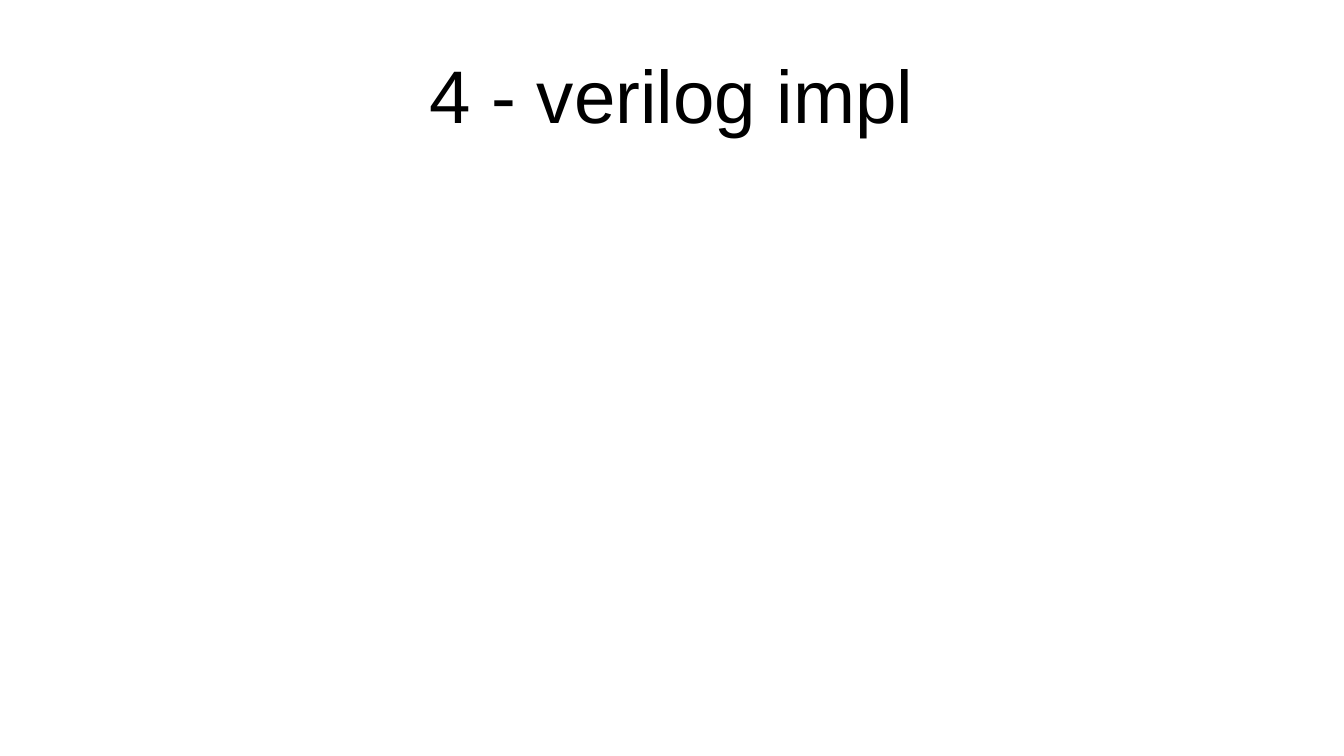
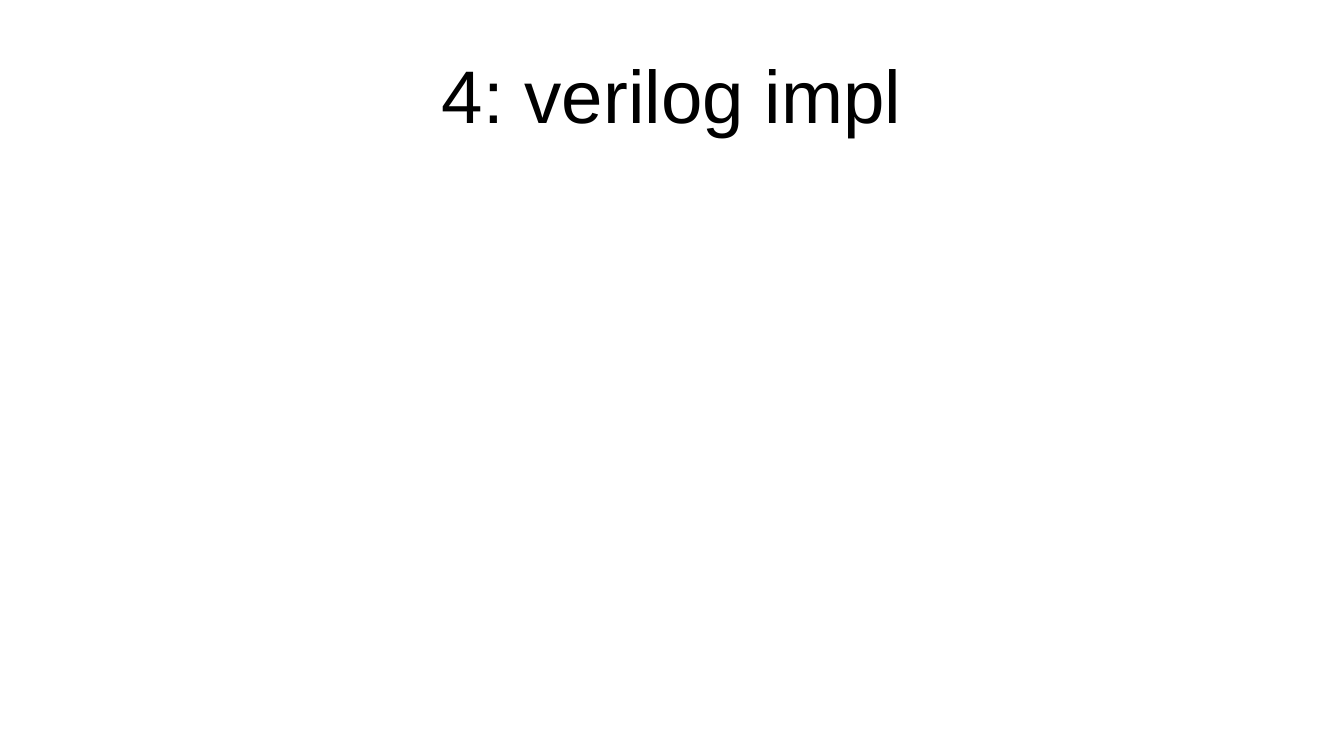
Before and after one commit to franciscod/core, a slide deck: slide 6 of core.odp (slide 9 before the commit). Drawn at 1344x756 pixels with LibreOffice and Linux fonts; fonts in the diff are those of the drawing. Boxes give left, top, right and bottom in pixels: in the first picture for what was removed or moved away, otherwise in the second. Text is boxed around its words. In the diff, an @@ line names an element or a change of style, - is before the commit and + after.

```diff
--- a/core.odp
+++ b/core.odp
@@ title at (442, 69, 902, 137): text changed @@
-4 - verilog impl
+4: verilog impl
```
Also in this commit, not shown: 7 other slides changed, 5 slides removed, 1 other file.
